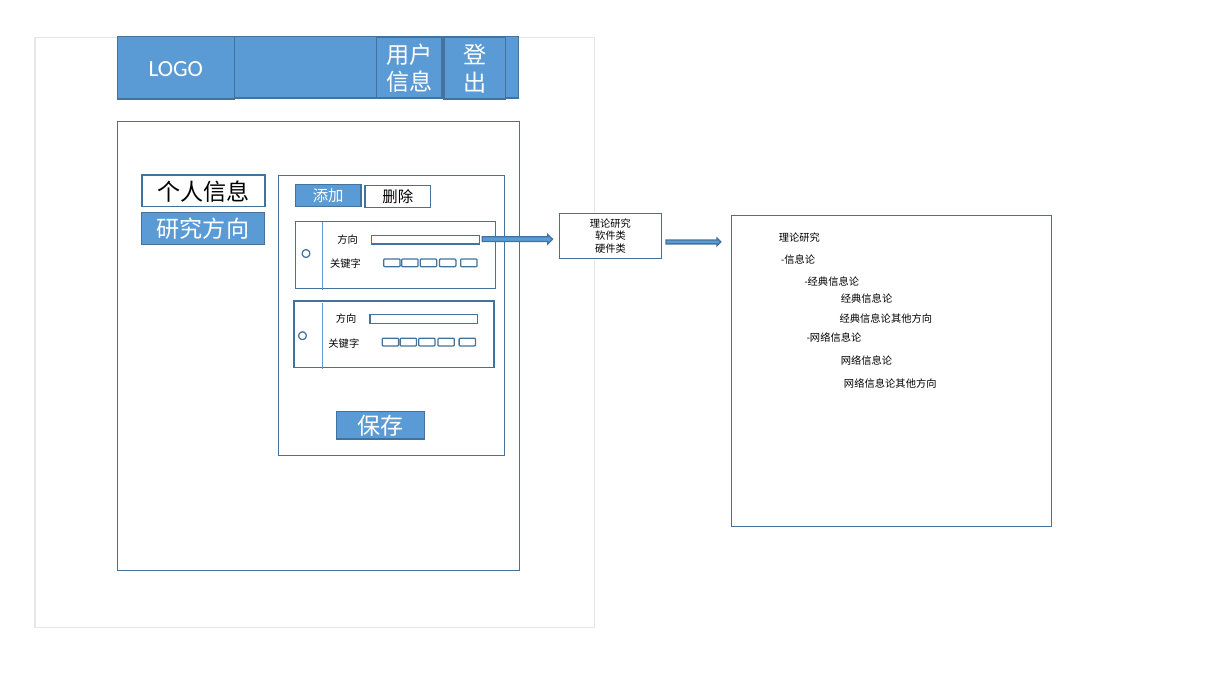
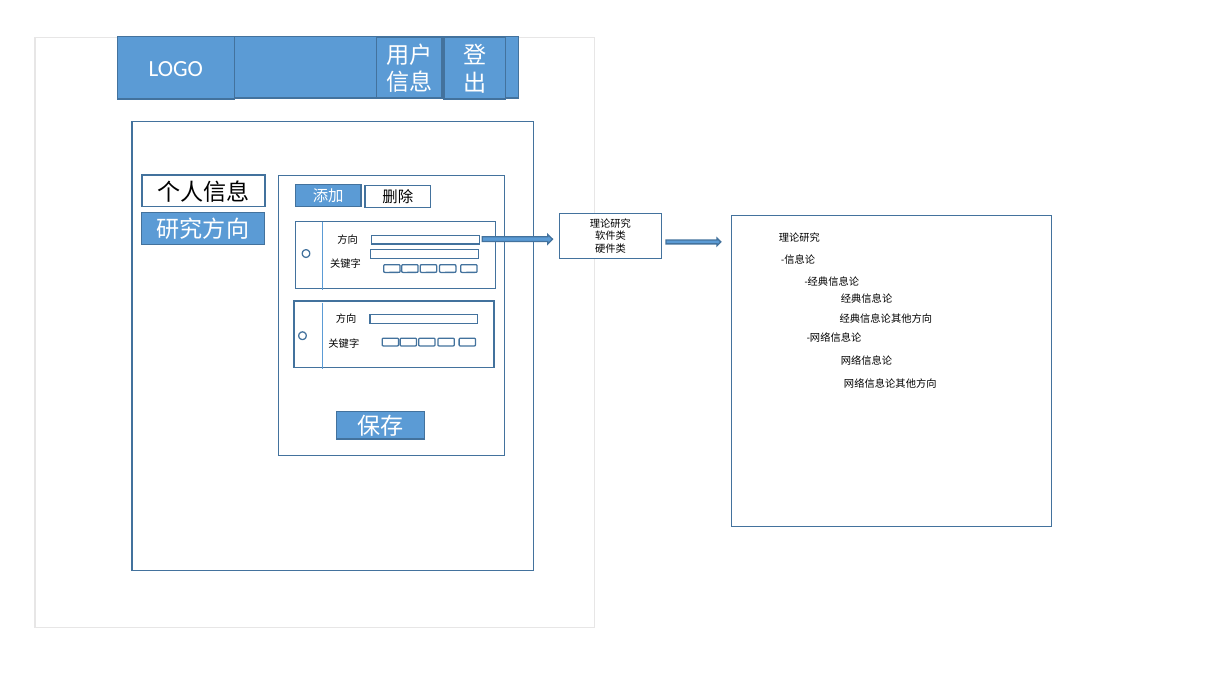
Before and after one commit to soyal/Work, a slide deck: slide 4 of api/论文管理系统.pptx. Drawn at 1232x693 pixels with LibreOffice and Linux fonts; fonts in the diff are those of the drawing. Boxes give left, top, right and bottom in pixels: in the first picture for what was removed or moved away, otherwise in the second. Text is boxed around its words. In the diff, an @@ line names an element or a change of style, - is before the commit and + after.

```diff
--- a/api/论文管理系统.pptx
+++ b/api/论文管理系统.pptx
@@ rectangle: place and size @@
-rectangle at [117,122,519,571]
+rectangle at [132,122,534,571]
@@ rectangle added at [371,250,479,258], fill #FFFFFF, outline #43739E 1 pt @@
@@ 5 rounded rectangles: place and size @@
-5 rounded rectangles at [384,259,478,266]
+5 rounded rectangles at [384,264,478,272]
```
Also in this commit, not shown: 5 other slides changed.
